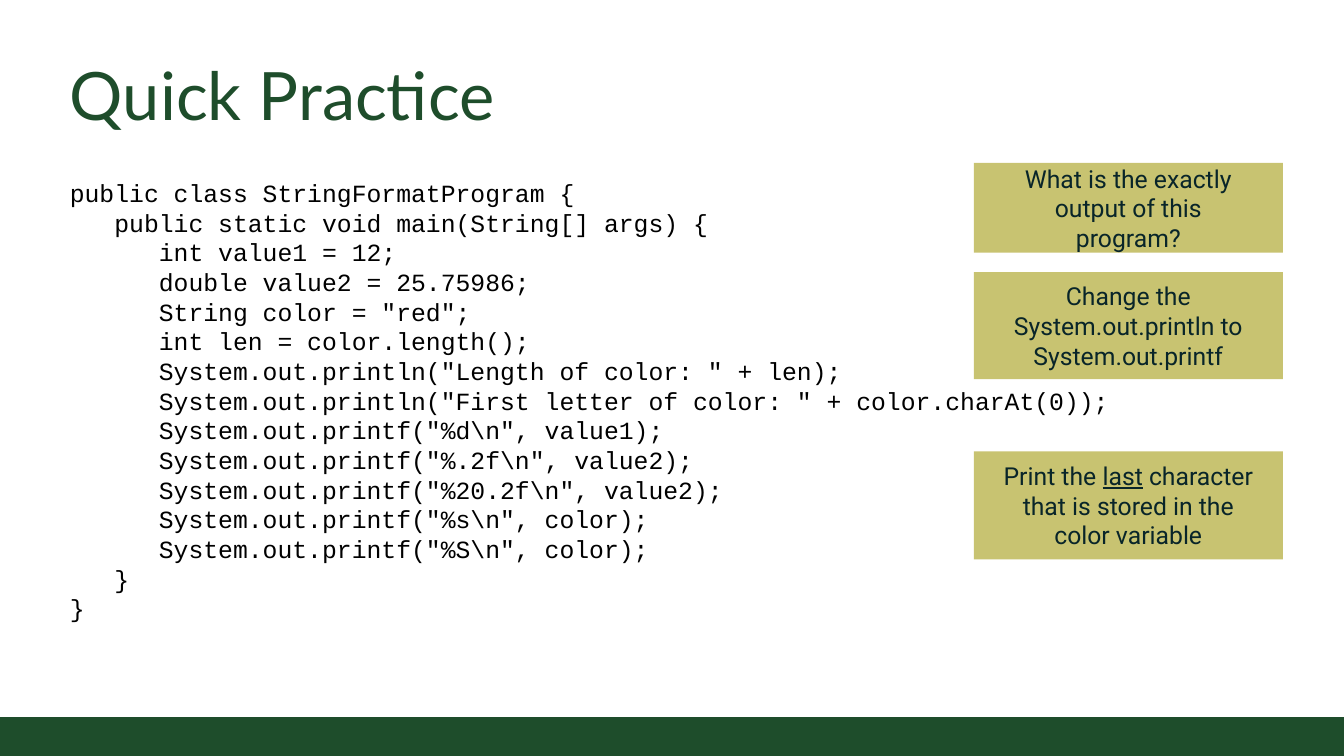
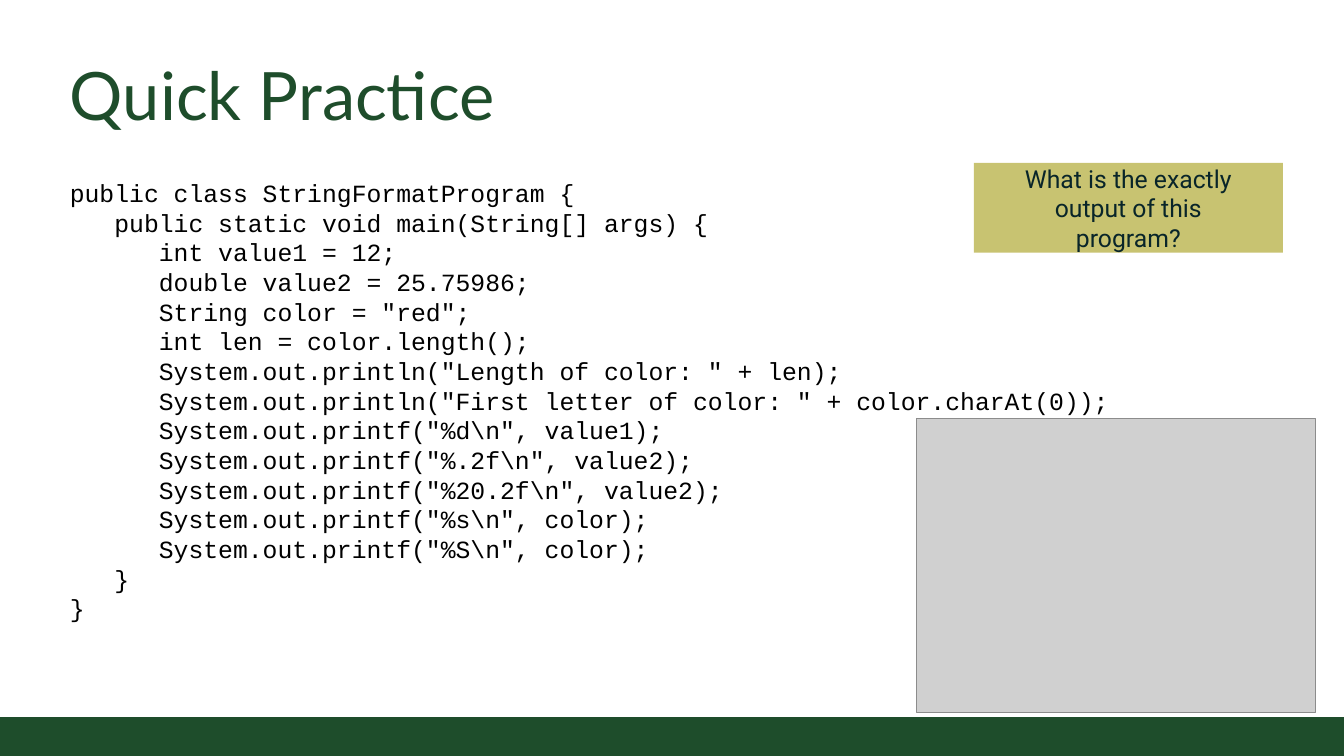
Before and after one commit to CSU-CompSci-CS163-4/Handouts, a slide deck: slide 21 of slides/On-Campus/02_03_CharactersAndStrings.pptx (slide 19 before the commit). Drawn at 1344x756 pixels with LibreOffice and Linux fonts; fonts in the diff are those of the drawing; grey boxes stand for pictures; background and template pictures are left out. Boxes give left, top, right and bottom in pixels: in the first picture for what was removed or moved away, otherwise in the second. Text is boxed around its words. In the diff, an @@ line names an element or a change of style, - is before the commit and + after.

Commit message:
Characters and Strings Lecture update

```diff
--- a/slides/On-Campus/02_03_CharactersAndStrings.pptx
+++ b/slides/On-Campus/02_03_CharactersAndStrings.pptx
@@ rectangle removed at (x1=974, y1=272, x2=1284, y2=379) @@
-Change the System.out.println to System.out.printf
@@ picture added at (x1=917, y1=418, x2=1316, y2=712) @@
@@ rectangle removed at (x1=974, y1=451, x2=1284, y2=559) @@
-Print the last character that is stored in the color variable
```
Also in this commit, not shown: 9 other slides changed, 5 slides added.
